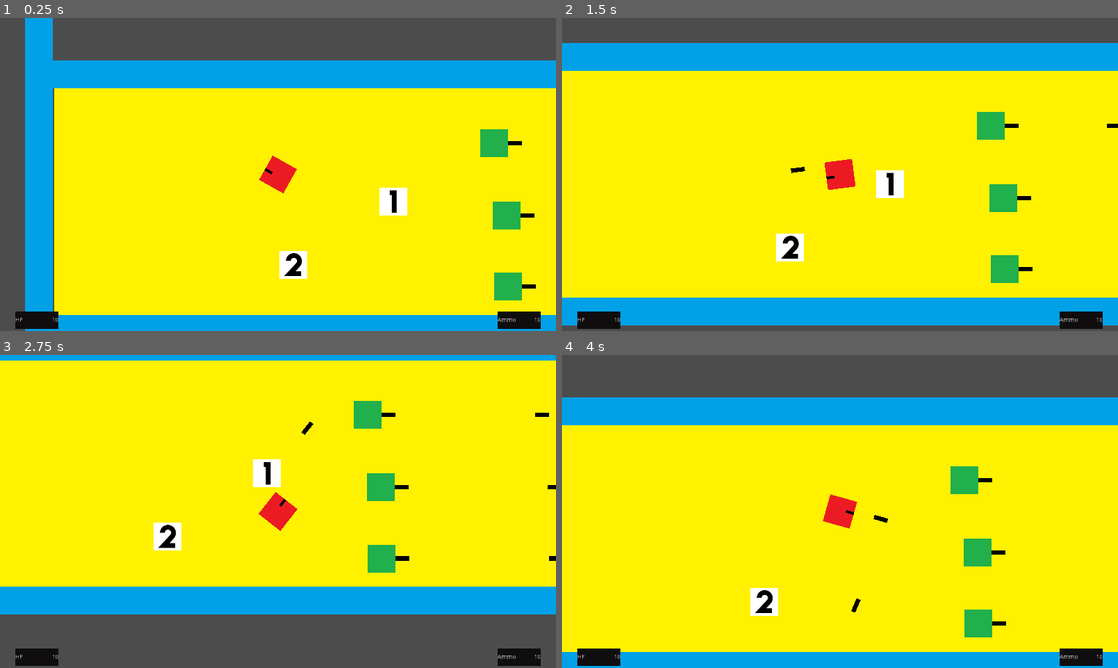
Above: before the commit, frames 1-4 (two rows, left to right).
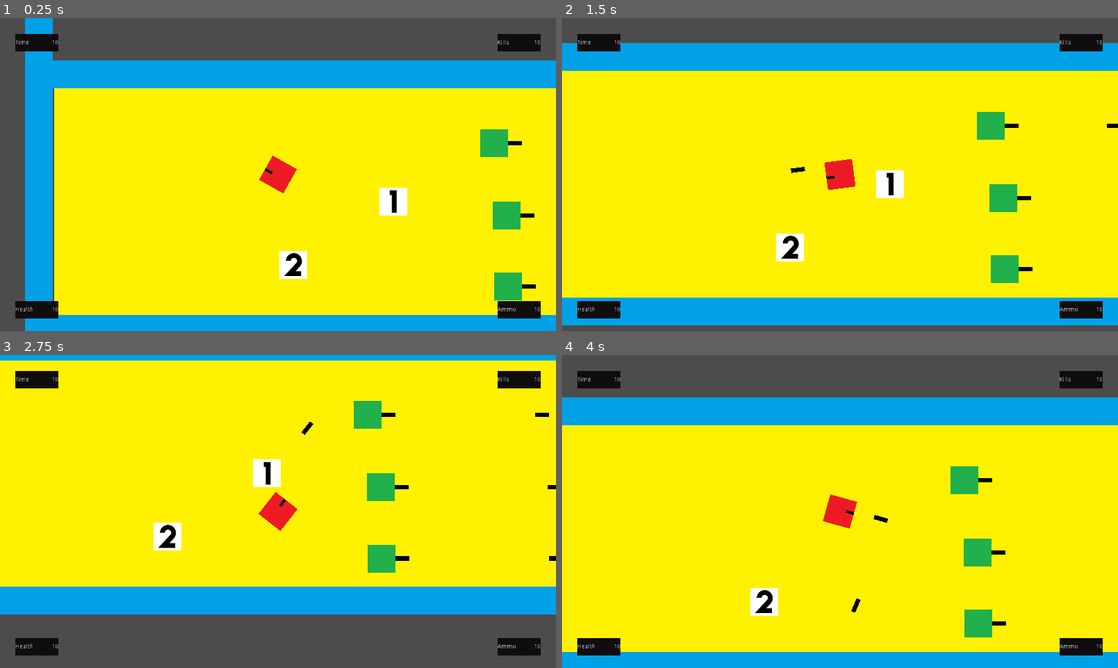
Above: after the commit, the same moments.

Repository: devmcclu/Project-FreeGUN
Game: Godot game, scene res://Levels/Main.tscn
The game is run twice, just before and just after one commit, with the same random seed, the same clock (stepped at 60 frames per second) and the same inputs.
Inputs (mouse positions are in pixels of both pictures, inside the frame that each line leads up to):
- Up to frame 1 (0.25 s): no input
- Up to frame 2 (1.5 s): tap Enter at 0.5 s; move the mouse to (962, 158) at 0.52 s; hold D (player_move_right) 0.53-1.28 s; click (962, 158) at 0.6 s; move the mouse to (728, 190) at 1.27 s; hold S (player_move_down) from 1.28 s (still down); click (728, 190) at 1.35 s
- Up to frame 3 (2.75 s): move the mouse to (333, 442) at 2.02 s; release S (player_move_down) at 2.03 s; hold D (player_move_right) from 2.03 s (still down); tap 1 (switch_weapon_1) at 2.1 s; click (333, 442) at 2.3 s
- Up to frame 4 (4 s): move the mouse to (812, 574) at 2.77 s; release D (player_move_right) at 2.78 s; hold W (player_move_up) 2.78-3.53 s; tap 2 (switch_weapon_2) at 2.85 s; click (812, 574) at 3.05 s; move the mouse to (1006, 558) at 3.52 s; hold A (player_move_left) from 3.53 s (still down); tap 3 (switch_weapon_3) at 3.6 s; click (1006, 558) at 3.8 s

The runs differ from the first frame. In frame 1, 1.9% of the frame differs, in the area x 2-98%, y 5-100%; in frame 2, 1.9%; in frame 3, 1.9%; in frame 4, 1.9%.

Commit message:
GUI Counter and small fixes
GUI is more flexable, with more placeholder counters that inherit off of one main Counter. Scripts have been made to cohere to a consistent variable styling

Diff:
--- a/Characters/player.tscn
+++ b/Characters/player.tscn
@@ -3,7 +3,8 @@
 [ext_resource path="res://Scripts/Player.gd" type="Script" id=1]
 [ext_resource path="res://graphics/Player.png" type="Texture" id=2]
 [ext_resource path="res://graphics/bullet.png" type="Texture" id=3]
-[ext_resource path="res://GUI.tscn" type="PackedScene" id=4]
+[ext_resource path="res://GUI/GUI.tscn" type="PackedScene" id=4]
+
 
 [sub_resource type="RectangleShape2D" id=1]
 
--- a/GUI.tscn
+++ /dev/null
@@ -1,221 +0,0 @@
-[gd_scene load_steps=2 format=2]
-
-[ext_resource path="res://Iso_Dark/iso_dark.theme" type="Theme" id=1]
-
-[node name="GUI" type="MarginContainer"]
-
-anchor_left = 0.5
-anchor_top = 1.0
-anchor_right = 0.5
-anchor_bottom = 1.0
-margin_left = -640.0
-margin_top = -80.0
-margin_right = 640.0
-rect_pivot_offset = Vector2( 0, 0 )
-rect_clip_content = false
-mouse_filter = 0
-mouse_default_cursor_shape = 0
-size_flags_horizontal = 1
-size_flags_vertical = 1
-theme = ExtResource( 1 )
-custom_constants/margin_right = 20
-custom_constants/margin_top = 20
-custom_constants/margin_left = 20
-custom_constants/margin_bottom = 20
-_sections_unfolded = [ "Focus", "Hint", "Mouse", "Rect", "Size Flags", "Theme", "custom_constants" ]
-
-[node name="HBoxContainer" type="HBoxContainer" parent="." index="0"]
-
-anchor_left = 0.0
-anchor_top = 0.0
-anchor_right = 0.0
-anchor_bottom = 0.0
-margin_left = 20.0
-margin_top = 20.0
-margin_right = 1260.0
-margin_bottom = 90.0
-rect_pivot_offset = Vector2( 0, 0 )
-rect_clip_content = false
-mouse_filter = 1
-mouse_default_cursor_shape = 0
-size_flags_horizontal = 1
-size_flags_vertical = 1
-alignment = 0
-
-[node name="HealthCounters" type="HBoxContainer" parent="HBoxContainer" index="0"]
-
-anchor_left = 0.0
-anchor_top = 0.0
-anchor_right = 0.0
-anchor_bottom = 0.0
-margin_right = 1106.0
-margin_bottom = 70.0
-rect_pivot_offset = Vector2( 0, 0 )
-rect_clip_content = false
-mouse_filter = 1
-mouse_default_cursor_shape = 0
-size_flags_horizontal = 3
-size_flags_vertical = 1
-alignment = 0
-_sections_unfolded = [ "Size Flags" ]
-
-[node name="Counter" type="MarginContainer" parent="HBoxContainer/HealthCounters" index="0"]
-
-anchor_left = 0.0
-anchor_top = 0.0
-anchor_right = 0.0
-anchor_bottom = 0.0
-margin_right = 130.0
-margin_bottom = 70.0
-rect_pivot_offset = Vector2( 0, 0 )
-rect_clip_content = false
-mouse_filter = 0
-mouse_default_cursor_shape = 0
-size_flags_horizontal = 1
-size_flags_vertical = 1
-
-[node name="Panel" type="Panel" parent="HBoxContainer/HealthCounters/Counter" index="0"]
-
-anchor_left = 0.0
-anchor_top = 0.0
-anchor_right = 0.0
-anchor_bottom = 0.0
-margin_left = 15.0
-margin_top = 15.0
-margin_right = 115.0
-margin_bottom = 55.0
-rect_min_size = Vector2( 100, 40 )
-rect_pivot_offset = Vector2( 0, 0 )
-rect_clip_content = false
-mouse_filter = 0
-mouse_default_cursor_shape = 0
-size_flags_horizontal = 1
-size_flags_vertical = 1
-_sections_unfolded = [ "Rect" ]
-
-[node name="Title" type="Label" parent="HBoxContainer/HealthCounters/Counter/Panel" index="0"]
-
-anchor_left = 0.0
-anchor_top = 0.0
-anchor_right = 1.0
-anchor_bottom = 1.0
-rect_pivot_offset = Vector2( 0, 0 )
-rect_clip_content = false
-mouse_filter = 2
-mouse_default_cursor_shape = 0
-size_flags_horizontal = 1
-size_flags_vertical = 4
-text = "HP"
-valign = 1
-percent_visible = 1.0
-lines_skipped = 0
-max_lines_visible = -1
-
-[node name="Amount" type="Label" parent="HBoxContainer/HealthCounters/Counter/Panel" index="1"]
-
-anchor_left = 0.0
-anchor_top = 0.0
-anchor_right = 1.0
-anchor_bottom = 1.0
-rect_pivot_offset = Vector2( 0, 0 )
-rect_clip_content = false
-mouse_filter = 2
-mouse_default_cursor_shape = 0
-size_flags_horizontal = 1
-size_flags_vertical = 4
-text = "10"
-align = 2
-valign = 1
-percent_visible = 1.0
-lines_skipped = 0
-max_lines_visible = -1
-
-[node name="AmmoCounter" type="HBoxContainer" parent="HBoxContainer" index="1"]
-
-editor/display_folded = true
-anchor_left = 0.0
-anchor_top = 0.0
-anchor_right = 0.0
-anchor_bottom = 0.0
-margin_left = 1110.0
-margin_right = 1240.0
-margin_bottom = 70.0
-rect_pivot_offset = Vector2( 0, 0 )
-rect_clip_content = false
-mouse_filter = 1
-mouse_default_cursor_shape = 0
-size_flags_horizontal = 1
-size_flags_vertical = 1
-alignment = 0
-_sections_unfolded = [ "Size Flags" ]
-
-[node name="Counter" type="MarginContainer" parent="HBoxContainer/AmmoCounter" index="0"]
-
-anchor_left = 0.0
-anchor_top = 0.0
-anchor_right = 0.0
-anchor_bottom = 0.0
-margin_right = 130.0
-margin_bottom = 70.0
-rect_pivot_offset = Vector2( 0, 0 )
-rect_clip_content = false
-mouse_filter = 0
-mouse_default_cursor_shape = 0
-size_flags_horizontal = 1
-size_flags_vertical = 1
-
-[node name="Panel" type="Panel" parent="HBoxContainer/AmmoCounter/Counter" index="0"]
-
-anchor_left = 0.0
-anchor_top = 0.0
-anchor_right = 0.0
-anchor_bottom = 0.0
-margin_left = 15.0
-margin_top = 15.0
-margin_right = 115.0
-margin_bottom = 55.0
-rect_min_size = Vector2( 100, 40 )
-rect_pivot_offset = Vector2( 0, 0 )
-rect_clip_content = false
-mouse_filter = 0
-mouse_default_cursor_shape = 0
-size_flags_horizontal = 1
-size_flags_vertical = 1
-_sections_unfolded = [ "Rect" ]
-
-[node name="Title" type="Label" parent="HBoxContainer/AmmoCounter/Counter/Panel" index="0"]
-
-anchor_left = 0.0
-anchor_top = 0.0
-anchor_right = 1.0
-anchor_bottom = 1.0
-rect_pivot_offset = Vector2( 0, 0 )
-rect_clip_content = false
-mouse_filter = 2
-mouse_default_cursor_shape = 0
-size_flags_horizontal = 1
-size_flags_vertical = 4
-text = "Ammo"
-valign = 1
-percent_visible = 1.0
-lines_skipped = 0
-max_lines_visible = -1
-
-[node name="Amount" type="Label" parent="HBoxContainer/AmmoCounter/Counter/Panel" index="1"]
-
-anchor_left = 0.0
-anchor_top = 0.0
-anchor_right = 1.0
-anchor_bottom = 1.0
-rect_pivot_offset = Vector2( 0, 0 )
-rect_clip_content = false
-mouse_filter = 2
-mouse_default_cursor_shape = 0
-size_flags_horizontal = 1
-size_flags_vertical = 4
-text = "10"
-align = 2
-valign = 1
-percent_visible = 1.0
-lines_skipped = 0
-max_lines_visible = -1
--- /dev/null
+++ b/GUI/AmmoCounter.tscn
@@ -0,0 +1,9 @@
+[gd_scene load_steps=2 format=2]
+
+[ext_resource path="res://GUI/Counter.tscn" type="PackedScene" id=1]
+
+[node name="AmmoCounter" index="0" instance=ExtResource( 1 )]
+
+[node name="Title" parent="Counter/Panel" index="0"]
+
+text = "Ammo"
--- /dev/null
+++ b/GUI/Counter.tscn
@@ -0,0 +1,89 @@
+[gd_scene format=2]
+
+[node name="Counter" type="HBoxContainer" index="0"]
+
+anchor_left = 0.0
+anchor_top = 0.0
+anchor_right = 0.0
+anchor_bottom = 0.0
+margin_left = 1110.0
+margin_right = 1240.0
+margin_bottom = 70.0
+rect_pivot_offset = Vector2( 0, 0 )
+rect_clip_content = false
+mouse_filter = 1
+mouse_default_cursor_shape = 0
+size_flags_horizontal = 1
+size_flags_vertical = 1
+alignment = 0
+_sections_unfolded = [ "Size Flags" ]
+
+[node name="Counter" type="MarginContainer" parent="." index="0"]
+
+anchor_left = 0.0
+anchor_top = 0.0
+anchor_right = 0.0
+anchor_bottom = 0.0
+margin_right = 108.0
+margin_bottom = 70.0
+rect_pivot_offset = Vector2( 0, 0 )
+rect_clip_content = false
+mouse_filter = 0
+mouse_default_cursor_shape = 0
+size_flags_horizontal = 1
+size_flags_vertical = 1
+
+[node name="Panel" type="Panel" parent="Counter" index="0"]
+
+anchor_left = 0.0
+anchor_top = 0.0
+anchor_right = 0.0
+anchor_bottom = 0.0
+margin_left = 8.0
+margin_right = 108.0
+margin_bottom = 70.0
+rect_min_size = Vector2( 100, 40 )
+rect_pivot_offset = Vector2( 0, 0 )
+rect_clip_content = false
+mouse_filter = 0
+mouse_default_cursor_shape = 0
+size_flags_horizontal = 1
+size_flags_vertical = 1
+_sections_unfolded = [ "Rect" ]
+
+[node name="Title" type="Label" parent="Counter/Panel" index="0"]
+
+anchor_left = 0.0
+anchor_top = 0.0
+anchor_right = 1.0
+anchor_bottom = 1.0
+rect_pivot_offset = Vector2( 0, 0 )
+rect_clip_content = false
+mouse_filter = 2
+mouse_default_cursor_shape = 0
+size_flags_horizontal = 1
+size_flags_vertical = 4
+text = "Counter"
+valign = 1
+percent_visible = 1.0
+lines_skipped = 0
+max_lines_visible = -1
+
+[node name="Amount" type="Label" parent="Counter/Panel" index="1"]
+
+anchor_left = 0.0
+anchor_top = 0.0
+anchor_right = 1.0
+anchor_bottom = 1.0
+rect_pivot_offset = Vector2( 0, 0 )
+rect_clip_content = false
+mouse_filter = 2
+mouse_default_cursor_shape = 0
+size_flags_horizontal = 1
+size_flags_vertical = 4
+text = "10"
+align = 2
+valign = 1
+percent_visible = 1.0
+lines_skipped = 0
+max_lines_visible = -1
--- /dev/null
+++ b/GUI/GUI.tscn
@@ -0,0 +1,101 @@
+[gd_scene load_steps=6 format=2]
+
+[ext_resource path="res://Iso_Dark/iso_dark.theme" type="Theme" id=1]
+[ext_resource path="res://GUI/Timer.tscn" type="PackedScene" id=2]
+[ext_resource path="res://GUI/KillCounter.tscn" type="PackedScene" id=3]
+[ext_resource path="res://GUI/HealthCounter.tscn" type="PackedScene" id=4]
+[ext_resource path="res://GUI/AmmoCounter.tscn" type="PackedScene" id=5]
+
+[node name="GUI" type="MarginContainer"]
+
+anchor_left = 0.5
+anchor_top = 1.0
+anchor_right = 0.5
+anchor_bottom = 1.0
+margin_left = -640.0
+margin_top = -718.0
+margin_right = 640.0
+margin_bottom = 6.0
+rect_pivot_offset = Vector2( 0, 0 )
+rect_clip_content = false
+mouse_filter = 0
+mouse_default_cursor_shape = 0
+size_flags_horizontal = 1
+size_flags_vertical = 1
+theme = ExtResource( 1 )
+custom_constants/margin_right = 20
+custom_constants/margin_top = 20
+custom_constants/margin_left = 20
+custom_constants/margin_bottom = 20
+_sections_unfolded = [ "Focus", "Hint", "Mouse", "Rect", "Size Flags", "Theme", "custom_constants" ]
+
+[node name="VBoxContainer" type="VBoxContainer" parent="." index="0"]
+
+anchor_left = 0.0
+anchor_top = 0.0
+anchor_right = 0.0
+anchor_bottom = 0.0
+margin_left = 20.0
+margin_top = 20.0
+margin_right = 1260.0
+margin_bottom = 704.0
+rect_pivot_offset = Vector2( 0, 0 )
+rect_clip_content = false
+mouse_filter = 1
+mouse_default_cursor_shape = 0
+size_flags_horizontal = 1
+size_flags_vertical = 1
+alignment = 0
+
+[node name="HBoxContainer2" type="HBoxContainer" parent="VBoxContainer" index="0"]
+
+anchor_left = 0.0
+anchor_top = 0.0
+anchor_right = 0.0
+anchor_bottom = 0.0
+margin_right = 1240.0
+margin_bottom = 70.0
+rect_pivot_offset = Vector2( 0, 0 )
+rect_clip_content = false
+mouse_filter = 1
+mouse_default_cursor_shape = 0
+size_flags_horizontal = 1
+size_flags_vertical = 2
+alignment = 0
+_sections_unfolded = [ "Anchor", "Margin", "Rect", "Size Flags" ]
+
+[node name="Timer" parent="VBoxContainer/HBoxContainer2" index="0" instance=ExtResource( 2 )]
+
+margin_left = 0.0
+margin_right = 1106.0
+size_flags_horizontal = 3
+
+[node name="KillCounter" parent="VBoxContainer/HBoxContainer2" index="1" instance=ExtResource( 3 )]
+
+[node name="HBoxContainer" type="HBoxContainer" parent="VBoxContainer" index="1"]
+
+anchor_left = 0.0
+anchor_top = 0.0
+anchor_right = 0.0
+anchor_bottom = 0.0
+margin_top = 614.0
+margin_right = 1240.0
+margin_bottom = 684.0
+rect_pivot_offset = Vector2( 0, 0 )
+rect_clip_content = false
+mouse_filter = 1
+mouse_default_cursor_shape = 0
+size_flags_horizontal = 1
+size_flags_vertical = 1
+alignment = 0
+_sections_unfolded = [ "Anchor", "Grow Direction", "Margin", "Rect" ]
+
+[node name="HealthCounter" parent="VBoxContainer/HBoxContainer" index="0" instance=ExtResource( 4 )]
+
+margin_left = 0.0
+margin_right = 1106.0
+size_flags_horizontal = 3
+
+[node name="AmmoCounter" parent="VBoxContainer/HBoxContainer" index="1" instance=ExtResource( 5 )]
+
+editor/display_folded = true
--- /dev/null
+++ b/GUI/HealthCounter.tscn
@@ -0,0 +1,9 @@
+[gd_scene load_steps=2 format=2]
+
+[ext_resource path="res://GUI/Counter.tscn" type="PackedScene" id=1]
+
+[node name="HealthCounter" instance=ExtResource( 1 )]
+
+[node name="Title" parent="Counter/Panel" index="0"]
+
+text = "Health"
--- /dev/null
+++ b/GUI/KillCounter.tscn
@@ -0,0 +1,9 @@
+[gd_scene load_steps=2 format=2]
+
+[ext_resource path="res://GUI/Counter.tscn" type="PackedScene" id=1]
+
+[node name="KillCounter" instance=ExtResource( 1 )]
+
+[node name="Title" parent="Counter/Panel" index="0"]
+
+text = "Kills"
--- /dev/null
+++ b/GUI/Timer.tscn
@@ -0,0 +1,9 @@
+[gd_scene load_steps=2 format=2]
+
+[ext_resource path="res://GUI/Counter.tscn" type="PackedScene" id=1]
+
+[node name="Timer" instance=ExtResource( 1 )]
+
+[node name="Title" parent="Counter/Panel" index="0"]
+
+text = "Time"
--- a/Levels/Main.tscn
+++ b/Levels/Main.tscn
@@ -28,7 +28,7 @@
 custom_solver_bias = 0.0
 extents = Vector2( 779.543, 31.7486 )
 
-[node name="Main" type="Node"]
+[node name="Main" type="Node" index="0"]
 
 [node name="background" type="Sprite" parent="." index="0"]
 
--- a/Scripts/Player.gd
+++ b/Scripts/Player.gd
@@ -41,17 +41,17 @@
 #	if fire_gun and gun_ammo[current_gun] > 0:
 	if fire_gun and gun_ammo[gun_stats[0]] > 0:
 		print("fire")
-		var newBullet = load("res://bullet.tscn").instance()
-		$"../".add_child(newBullet)
-		newBullet.position = $"bullet_spawn".global_position
-		newBullet.rotation = self.rotation
-		newBullet.linear_velocity = Vector2(cos(self.rotation)*gun_stats[1], sin(self.rotation)*gun_stats[1])
-		newBullet.parent = self
+		var new_bullet = load("res://bullet.tscn").instance()
+		$"../".add_child(new_bullet)
+		new_bullet.position = $"bullet_spawn".global_position
+		new_bullet.rotation = self.rotation
+		new_bullet.linear_velocity = Vector2(cos(self.rotation)*gun_stats[1], sin(self.rotation)*gun_stats[1])
+		new_bullet.parent = self
 		if gun_stats[0] > 0:
 			self.gun_ammo[gun_stats[0]] -= 1
 			print(gun_ammo[gun_stats[0]])
 			print("one less")
-		print(newBullet.parent)
+		print(new_bullet.parent)
 
 	#Switch weapons with scroll wheel
 	if weapon_up:
--- a/Scripts/enemy.gd
+++ b/Scripts/enemy.gd
@@ -21,15 +21,15 @@
 
 func _on_ShootTimer_timeout():
 	print("fire")
-	var newBullet = load("res://bullet.tscn").instance()
-	$"../".add_child(newBullet)
-	newBullet.position = $"bullet_spawn".global_position
-	newBullet.rotation = self.rotation
-	newBullet.linear_velocity = Vector2(cos(self.rotation)*gun_stats[1], sin(self.rotation)*gun_stats[1])
-	newBullet.parent = self
+	var new_bullet = load("res://bullet.tscn").instance()
+	$"../".add_child(new_bullet)
+	new_bullet.position = $"bullet_spawn".global_position
+	new_bullet.rotation = self.rotation
+	new_bullet.linear_velocity = Vector2(cos(self.rotation)*gun_stats[1], sin(self.rotation)*gun_stats[1])
+	new_bullet.parent = self
 	if gun_stats[0] > 0:
 		self.gun_ammo[gun_stats[0]] -= 1
 		print(gun_ammo[gun_stats[0]])
 		print("one less")
-	print(newBullet.parent)
+	print(new_bullet.parent)
 	pass # replace with function body
--- a/project.godot
+++ b/project.godot
@@ -55,10 +55,6 @@
 2d_physics/layer_3="Bullet"
 2d_physics/layer_4="Gun"
 
-[physics]
-
-2d/thread_model=2
-
 [rendering]
 
 environment/default_environment="res://default_env.tres"
